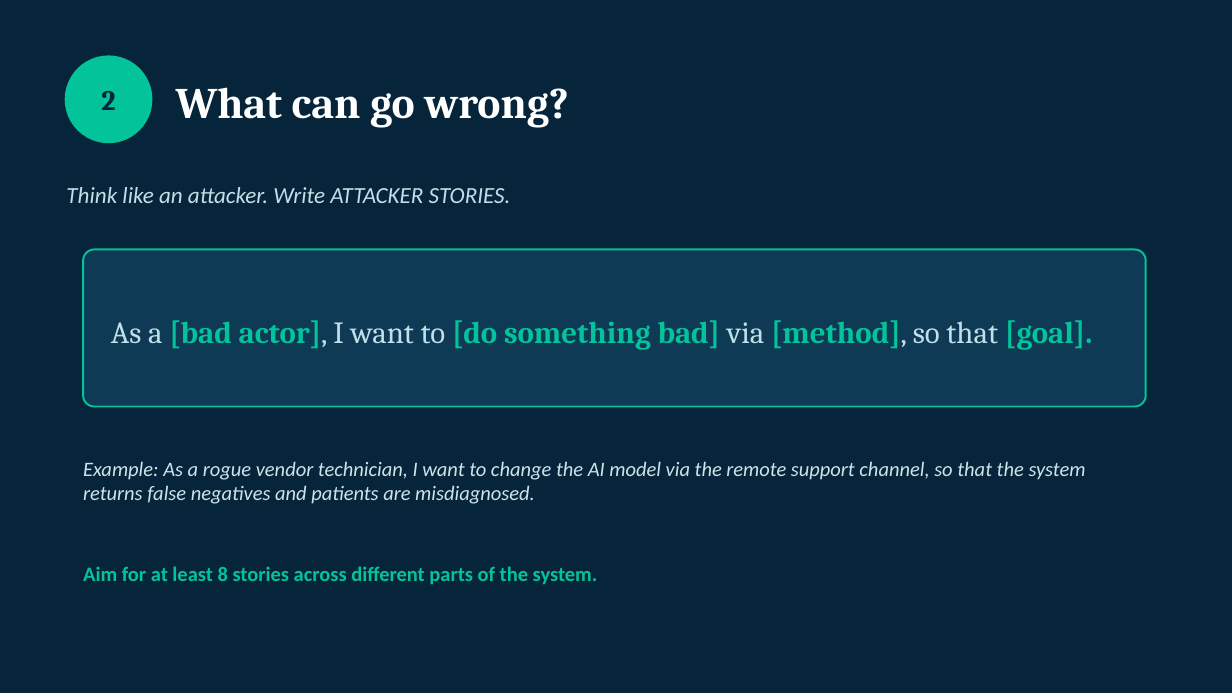
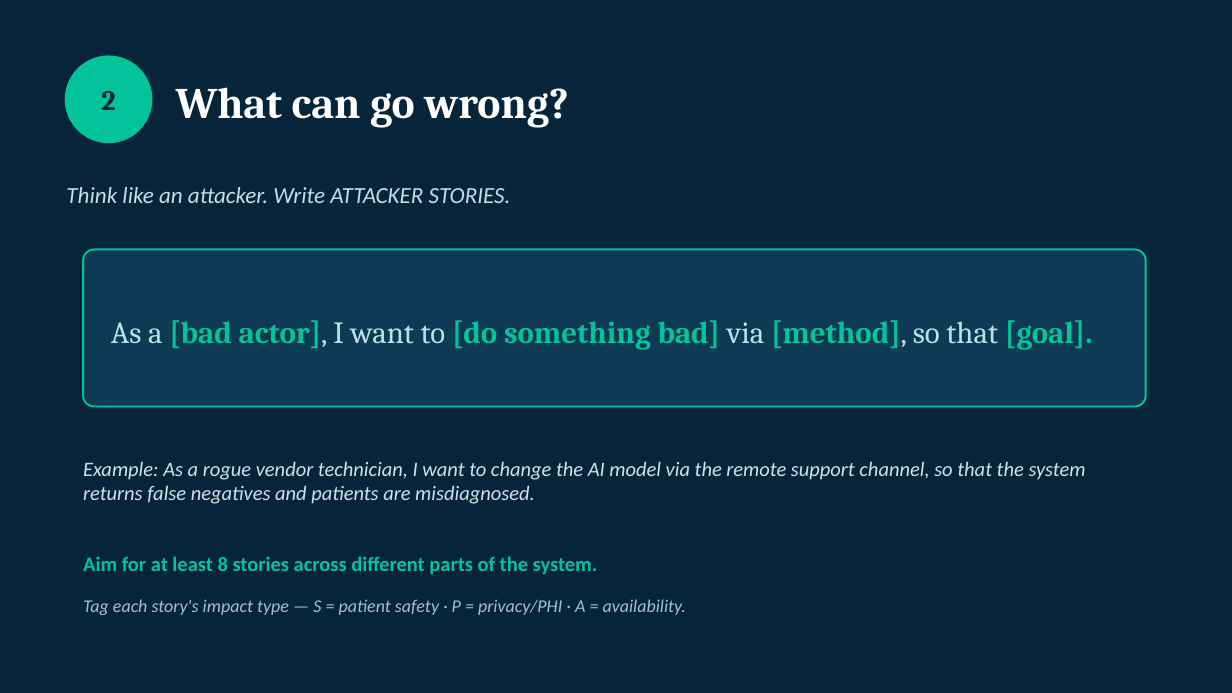
Before and after one commit to futik/threat-modeling-workshop, a slide deck: slide 10 of slides/workshop-intro-slides.pptx. Drawn at 1232x693 pixels with LibreOffice and Linux fonts; fonts in the diff are those of the drawing. Boxes give left, top, right and bottom in pixels: in the first picture for what was removed or moved away, otherwise in the second. Text is boxed around its words. In the diff, an @@ line names an element or a change of style, - is before the commit and + after.

```diff
--- a/slides/workshop-intro-slides.pptx
+++ b/slides/workshop-intro-slides.pptx
@@ text "Aim for at least 8 ..." moved from (x1=83, y1=566, x2=598, y2=584) to (x1=83, y1=556, x2=598, y2=574) @@
@@ text added at (x1=83, y1=599, x2=686, y2=615), 14 pt, text #9FC3D0, italic @@
+Tag each story's impact type — S = patient safety · P = privacy/PHI · A = availability.
```
Also in this commit, not shown: 1 other slide changed, 7 other files.
